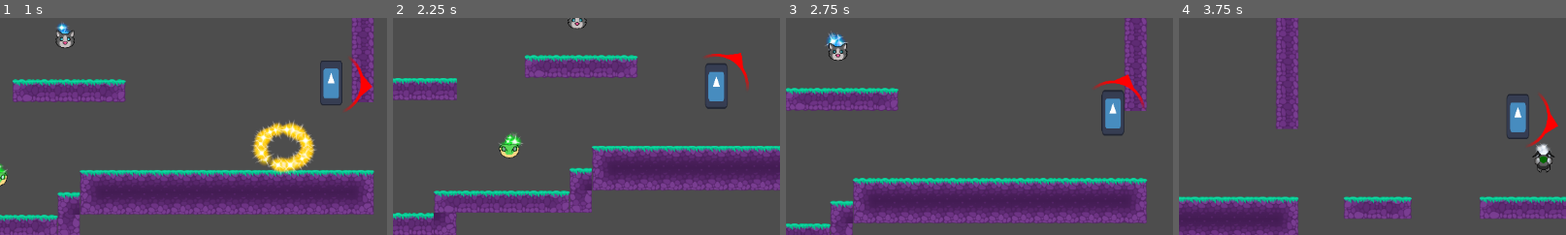
Above: before the commit, frames 1-4 (left to right).
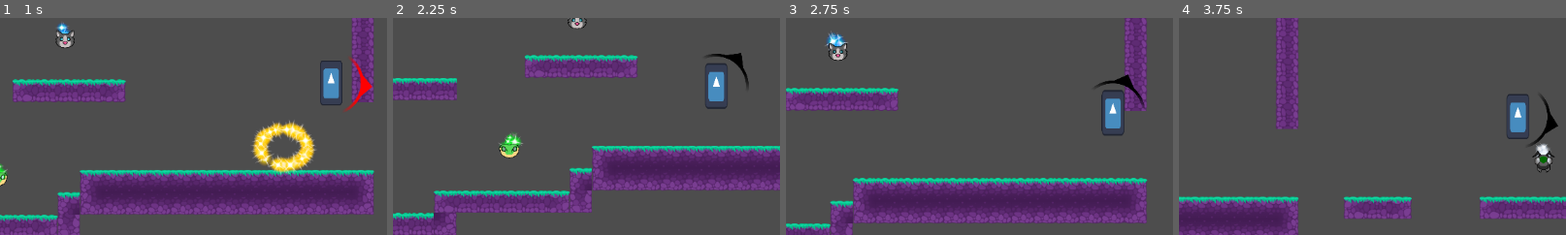
Above: after the commit, the same moments.

Repository: CE-Studio/2gg-2025
Game: Godot game, scene res://scenes/test.tscn
Same seed, same stepped clock (60 frames per second), same inputs: the game is played once before the commit and once after it. The project has no main scene, so this scene is started directly. The engine's default icon, where the game draws it, is replaced by a stand-in: a white triangle on a blue panel in a dark square.
Inputs (mouse positions are % of the whole screen's width and height, from its top left):
- Up to frame 1 (1 s): tap Enter (game_dia_next) at 0.5 s; move the mouse to (72, 45) at 0.52 s; hold D (game_right) from 0.53 s (still down); click (72, 45) at 0.6 s; tap W (game_jump) at 0.77 s
- Up to frame 2 (2.25 s): move the mouse to (30, 55) at 1.27 s; release D (game_right) at 1.28 s; hold A (game_left) 1.28-2.03 s; tap Enter (game_dia_next) at 1.35 s; tap W (game_jump) at 1.52 s; move the mouse to (60, 28) at 2.02 s; hold D (game_right) from 2.03 s (still down); click (60, 28) at 2.1 s
- Up to frame 3 (2.75 s): keep holding D (game_right)
- Up to frame 4 (3.75 s): move the mouse to (45, 70) at 2.77 s; tap Enter (game_dia_next) at 2.85 s; tap W (game_jump) at 3.02 s; move the mouse to (80, 65) at 3.52 s; release D (game_right) at 3.53 s; hold A (game_left) from 3.53 s (still down); click (80, 65) at 3.6 s
The pictures show only the part of the screen within x 10-60%, y 31-80%; the shares and areas given below are measured in that part.

Frame 1 is identical in both runs. In frame 2, 0.4% of the frame differs, in the area x 80-92%, y 16-34%; in frame 3, 0.4%, in the area x 79-93%, y 25-42%; in frame 4, 0.4%.

Commit message:
button and door

Diff:
--- /dev/null
+++ b/components/button.tscn
@@ -0,0 +1,78 @@
+[gd_scene load_steps=8 format=3 uid="uid://c6lif32ob7dan"]
+
+[ext_resource type="Script" uid="uid://cy1i2dlus760t" path="res://scripts/button.gd" id="1_bb4ew"]
+[ext_resource type="Texture2D" uid="uid://c6bgm1bk7lcp6" path="res://icon.svg" id="2_5i06l"]
+
+[sub_resource type="RectangleShape2D" id="RectangleShape2D_8hyi5"]
+size = Vector2(124, 14)
+
+[sub_resource type="RectangleShape2D" id="RectangleShape2D_lloda"]
+size = Vector2(114, 20)
+
+[sub_resource type="Animation" id="Animation_8jebq"]
+resource_name = "press"
+length = 0.2
+step = 0.01
+tracks/0/type = "value"
+tracks/0/imported = false
+tracks/0/enabled = true
+tracks/0/path = NodePath("Sprite2D2:position")
+tracks/0/interp = 1
+tracks/0/loop_wrap = true
+tracks/0/keys = {
+"times": PackedFloat64Array(0, 0.18, 0.2),
+"transitions": PackedFloat64Array(1, 1, 1),
+"update": 0,
+"values": [Vector2(0, -15), Vector2(0, -5), Vector2(0, -3)]
+}
+
+[sub_resource type="Animation" id="Animation_7pgdt"]
+length = 0.001
+tracks/0/type = "value"
+tracks/0/imported = false
+tracks/0/enabled = true
+tracks/0/path = NodePath("Sprite2D2:position")
+tracks/0/interp = 1
+tracks/0/loop_wrap = true
+tracks/0/keys = {
+"times": PackedFloat64Array(0),
+"transitions": PackedFloat64Array(1),
+"update": 0,
+"values": [Vector2(0, -15)]
+}
+
+[sub_resource type="AnimationLibrary" id="AnimationLibrary_r2i78"]
+_data = {
+&"RESET": SubResource("Animation_7pgdt"),
+&"press": SubResource("Animation_8jebq")
+}
+
+[node name="button" type="StaticBody2D"]
+script = ExtResource("1_bb4ew")
+
+[node name="CollisionShape2D" type="CollisionShape2D" parent="."]
+shape = SubResource("RectangleShape2D_8hyi5")
+
+[node name="Sprite2D2" type="Sprite2D" parent="."]
+position = Vector2(0, -15)
+scale = Vector2(0.859375, 0.15625)
+texture = ExtResource("2_5i06l")
+
+[node name="Sprite2D" type="Sprite2D" parent="."]
+scale = Vector2(0.96875, 0.109375)
+texture = ExtResource("2_5i06l")
+
+[node name="Area2D" type="Area2D" parent="."]
+monitorable = false
+
+[node name="CollisionShape2D" type="CollisionShape2D" parent="Area2D"]
+position = Vector2(0, -20)
+shape = SubResource("RectangleShape2D_lloda")
+
+[node name="AnimationPlayer" type="AnimationPlayer" parent="."]
+libraries = {
+&"": SubResource("AnimationLibrary_r2i78")
+}
+
+[connection signal="body_entered" from="Area2D" to="." method="_on_area_2d_body_entered"]
+[connection signal="body_exited" from="Area2D" to="." method="_on_area_2d_body_exited"]
--- /dev/null
+++ b/components/door.tscn
@@ -0,0 +1,64 @@
+[gd_scene load_steps=7 format=3 uid="uid://sog8h7jniq0s"]
+
+[ext_resource type="Script" uid="uid://b6h3xqh15mqh7" path="res://scripts/door.gd" id="1_58skw"]
+[ext_resource type="Texture2D" uid="uid://c6bgm1bk7lcp6" path="res://icon.svg" id="2_i24i1"]
+
+[sub_resource type="RectangleShape2D" id="RectangleShape2D_eany1"]
+size = Vector2(48, 240)
+
+[sub_resource type="Animation" id="Animation_lg60e"]
+resource_name = "open"
+length = 0.4
+step = 0.01
+tracks/0/type = "value"
+tracks/0/imported = false
+tracks/0/enabled = true
+tracks/0/path = NodePath("AnimatableBody2D:position")
+tracks/0/interp = 2
+tracks/0/loop_wrap = true
+tracks/0/keys = {
+"times": PackedFloat64Array(0, 0.4),
+"transitions": PackedFloat64Array(1, 1),
+"update": 0,
+"values": [Vector2(0, 0), Vector2(0, -240)]
+}
+
+[sub_resource type="Animation" id="Animation_4foyb"]
+length = 0.001
+tracks/0/type = "value"
+tracks/0/imported = false
+tracks/0/enabled = true
+tracks/0/path = NodePath("AnimatableBody2D:position")
+tracks/0/interp = 1
+tracks/0/loop_wrap = true
+tracks/0/keys = {
+"times": PackedFloat64Array(0),
+"transitions": PackedFloat64Array(1),
+"update": 0,
+"values": [Vector2(0, 0)]
+}
+
+[sub_resource type="AnimationLibrary" id="AnimationLibrary_vgedk"]
+_data = {
+&"RESET": SubResource("Animation_4foyb"),
+&"open": SubResource("Animation_lg60e")
+}
+
+[node name="Door" type="Node2D"]
+script = ExtResource("1_58skw")
+metadata/_custom_type_script = "uid://b6h3xqh15mqh7"
+
+[node name="AnimatableBody2D" type="AnimatableBody2D" parent="."]
+
+[node name="CollisionShape2D" type="CollisionShape2D" parent="AnimatableBody2D"]
+shape = SubResource("RectangleShape2D_eany1")
+
+[node name="Sprite2D" type="Sprite2D" parent="AnimatableBody2D"]
+scale = Vector2(0.375, 1.875)
+texture = ExtResource("2_i24i1")
+
+[node name="AnimationPlayer" type="AnimationPlayer" parent="."]
+callback_mode_process = 0
+libraries = {
+&"": SubResource("AnimationLibrary_vgedk")
+}
--- a/components/player.tscn
+++ b/components/player.tscn
@@ -27,6 +27,10 @@
 texture = ExtResource("3_uapwn")
 
 [node name="Area2D" type="Area2D" parent="."]
+input_pickable = false
 
 [node name="CollisionShape2D" type="CollisionShape2D" parent="Area2D"]
 shape = SubResource("CircleShape2D_51jd6")
+
+[connection signal="body_entered" from="Area2D" to="." method="_on_area_2d_body_entered"]
+[connection signal="body_exited" from="Area2D" to="." method="_on_area_2d_body_exited"]
--- a/scenes/levels/level2.tscn
+++ b/scenes/levels/level2.tscn
@@ -20,7 +20,7 @@
 collision_enabled = false
 
 [node name="Main" type="TileMapLayer" parent="."]
-tile_map_data = PackedByteArray("AAD1/wAAAAADAAAAAAD2/wAAAAA …(4923 unchanged characters)… n/AAADAAAAAABgAPn/AAAGAAAAAABgAPr/AAAGAAMAAABfAPr/AAADAAMAAABgAPv/AAAGAAYAAABfAPv/AAAPAAMAAABfAPz/AAAGAAMAAABfAP3/AAAGAAMAAABf …(63938 unchanged characters)…
+tile_map_data = PackedByteArray("AAD1/wAAAAADAAAAAAD2/wAAAAA …(4923 unchanged characters)… n/AAADAAAAAABgAPn/AAAGAAAAAABgAPr/AAAGAAYAAABfAPr/AAAPAAMAAABfAPv/AAAGAAMAAABfAPz/AAAGAAMAAABfAP3/AAAGAAMAAABf …(63938 unchanged characters)…
 tile_set = ExtResource("1_niitk")
 
 [node name="cata" type="TileMapLayer" parent="."]
--- a/scenes/test.tscn
+++ b/scenes/test.tscn
@@ -1,11 +1,19 @@
-[gd_scene load_steps=7 format=4 uid="uid://csqm0l5oeiwgc"]
+[gd_scene load_steps=13 format=4 uid="uid://csqm0l5oeiwgc"]
 
 [ext_resource type="Script" uid="uid://dtrh7jjw75vam" path="res://scripts/level.gd" id="1_74lek"]
 [ext_resource type="PackedScene" uid="uid://cw3w31n671wbc" path="res://components/player.tscn" id="2_bl13t"]
 [ext_resource type="TileSet" uid="uid://qtgnhou0ogf6" path="res://assets/tiles/forest.tres" id="2_lpvoh"]
 [ext_resource type="PackedScene" uid="uid://crg35yqsbxdkb" path="res://components/mask.tscn" id="3_iyx0m"]
 [ext_resource type="Script" uid="uid://b6de04oanrhh3" path="res://scripts/dline.gd" id="5_j5jx5"]
-[ext_resource type="PackedScene" path="res://components/levelend.tscn" id="6_lpvoh"]
+[ext_resource type="PackedScene" uid="uid://dmh1saam4tg71" path="res://components/levelend.tscn" id="6_lpvoh"]
+[ext_resource type="Script" uid="uid://bq2bjuprvaf7q" path="res://scripts/breakable.gd" id="7_jcd4p"]
+[ext_resource type="Texture2D" uid="uid://c6bgm1bk7lcp6" path="res://icon.svg" id="8_uacia"]
+[ext_resource type="Script" uid="uid://bdh2xhmqrhb33" path="res://scripts/throwable.gd" id="9_uacia"]
+[ext_resource type="PackedScene" uid="uid://c6lif32ob7dan" path="res://components/button.tscn" id="10_yk7ts"]
+[ext_resource type="PackedScene" uid="uid://sog8h7jniq0s" path="res://components/door.tscn" id="11_ajshl"]
+
+[sub_resource type="RectangleShape2D" id="RectangleShape2D_yk7ts"]
+size = Vector2(130, 128)
 
 [node name="Node2D" type="Node2D"]
 script = ExtResource("1_74lek")
@@ -33,7 +41,7 @@
 mask_type = 2
 
 [node name="Mask6" parent="." instance=ExtResource("3_iyx0m")]
-position = Vector2(-1137, 119)
+position = Vector2(14, 951)
 mask_type = 3
 
 [node name="Mask3" parent="." instance=ExtResource("3_iyx0m")]
@@ -73,5 +81,34 @@
 monitorable = false
 scene = "uid://c07stm48etnyy"
 
+[node name="Breakable" type="StaticBody2D" parent="."]
+position = Vector2(840, 943)
+script = ExtResource("7_jcd4p")
+metadata/_custom_type_script = "uid://bq2bjuprvaf7q"
+
+[node name="CollisionShape2D" type="CollisionShape2D" parent="Breakable"]
+shape = SubResource("RectangleShape2D_yk7ts")
+
+[node name="Sprite2D" type="Sprite2D" parent="Breakable"]
+texture = ExtResource("8_uacia")
+
+[node name="throwable" type="RigidBody2D" parent="."]
+position = Vector2(1168, 922)
+script = ExtResource("9_uacia")
+metadata/_custom_type_script = "uid://bdh2xhmqrhb33"
+
+[node name="CollisionShape2D" type="CollisionShape2D" parent="throwable"]
+shape = SubResource("RectangleShape2D_yk7ts")
+
+[node name="Sprite2D" type="Sprite2D" parent="throwable"]
+texture = ExtResource("8_uacia")
+
+[node name="button" parent="." node_paths=PackedStringArray("doors") instance=ExtResource("10_yk7ts")]
+position = Vector2(-513, 1004)
+doors = [NodePath("../Door")]
+
+[node name="Door" parent="." instance=ExtResource("11_ajshl")]
+position = Vector2(-903, 888)
+
 [connection signal="done" from="testlines/l1" to="testlines/l2" method="run"]
 [connection signal="done" from="testlines/l2" to="testlines/l3" method="run"]
--- a/scripts/breakable.gd
+++ b/scripts/breakable.gd
@@ -1,5 +1,5 @@
 class_name Breakable
-extends RigidBody2D
+extends StaticBody2D
 
 
 func destroy() -> void:
--- /dev/null
+++ b/scripts/button.gd
@@ -0,0 +1,33 @@
+class_name FloorButton
+extends StaticBody2D
+
+
+var count:int = 0
+var outp := false
+
+
+@export var doors:Array[Door] = []
+@export var sticky := false
+@onready var anim:AnimationPlayer = $AnimationPlayer
+
+
+func _on_area_2d_body_entered(body: Node2D) -> void:
+	count += 1
+	if count > 0:
+		if not outp:
+			anim.play("press")
+			outp = true
+			for i in doors:
+				i.operate(true)
+
+
+func _on_area_2d_body_exited(body: Node2D) -> void:
+	if sticky:
+		return
+	count -= 1
+	if count <= 0:
+		if outp:
+			anim.play_backwards("press")
+			outp = false
+			for i in doors:
+				i.operate(false)
--- /dev/null
+++ b/scripts/door.gd
@@ -0,0 +1,12 @@
+class_name Door
+extends Node2D
+
+
+@onready var anim:AnimationPlayer = $AnimationPlayer
+
+
+func operate(open:bool) -> void:
+	if open:
+		anim.play("open")
+	else:
+		anim.play_backwards("open")
--- a/scripts/player.gd
+++ b/scripts/player.gd
@@ -38,6 +38,15 @@
 var jumped := false
 var spent := false
 
+var inrange:Node2D:
+	set(value):
+		inrange = value
+		if mask_state == Masks.BEAR:
+			if value is Throwable:
+				pointer.show()
+			else:
+				pointer.hide()
+
 
 @export var mask_state:Masks = Masks.NONE:
 	set(value):
@@ -52,6 +61,7 @@
 @onready var pointer:Sprite2D = $pointer
 @onready var cata:TileMapLayer = $"../cata"
 @onready var catb:TileMapLayer = $"../catb"
+@onready var hb:CollisionShape2D = $CollisionShape2D
 
 
 func _ready() -> void:
@@ -69,20 +79,26 @@
 		Masks.NONE:
 			up_direction = Vector2.UP
 			pointer.hide()
+			hb.scale.x = 1
 		Masks.FOX:
 			up_direction = Vector2.UP
 			pointer.show()
+			hb.scale.x = 1
 		Masks.GECKO:
 			pointer.hide()
+			hb.scale.x = 1
 		Masks.BEAR:
 			up_direction = Vector2.UP
-			pointer.show()
+			hb.scale.x = 2
+			pointer.hide()
 		Masks.CAT:
 			up_direction = Vector2.UP
 			pointer.hide()
+			hb.scale.x = 1
 		Masks.BEETLE:
 			up_direction = Vector2.UP
-			pointer.show()
+			pointer.hide()
+			hb.scale.x = 1
 
 
 func _physics_process(delta:float) -> void:
@@ -99,6 +115,10 @@
 		velocity = Vector2.ZERO
 		mask_state = Masks.NONE
 		global_position = spawnpoint
+	if spent:
+		pointer.self_modulate = Color.GREEN
+	else:
+		pointer.self_modulate = Color.WHITE
 
 
 func _input(event: InputEvent) -> void:
@@ -145,7 +165,10 @@
 					up_direction.y *= -1
 					spent = true
 			Masks.BEAR:
-				pass
+				if inrange is Breakable:
+					inrange.destroy()
+				elif inrange is Throwable:
+					inrange.apply_central_impulse(dir * 1010)
 			Masks.CAT:
 				cata.enabled = catb.enabled
 				catb.enabled = !cata.enabled
@@ -154,8 +177,22 @@
 					velocity = dir * 1010
 					spent = true
 	if mask_state == Masks.BEETLE:
+		if is_on_wall():
+			pointer.show()
+		else :
+			pointer.hide()
 		if Input.is_action_pressed("game_jump"):
 			if is_on_wall():
 				velocity.y = clampf(velocity.y, -absf(velocity.y), 0)
 			else:
 				velocity.y = clampf(velocity.y, -absf(velocity.y), 100)
+
+
+func _on_area_2d_body_entered(body: Node2D) -> void:
+	if (body is Breakable) or (body is Throwable):
+		inrange = body
+
+
+func _on_area_2d_body_exited(body: Node2D) -> void:
+	if inrange == body:
+		inrange = null
Not shown: 1 places in scenes/levels/level1.tscn that only renumber resources
Not shown: 1 places in scenes/levels/level2.tscn that only renumber resources
Not shown, added: scripts/button.gd.uid
Not shown, added: scripts/door.gd.uid
